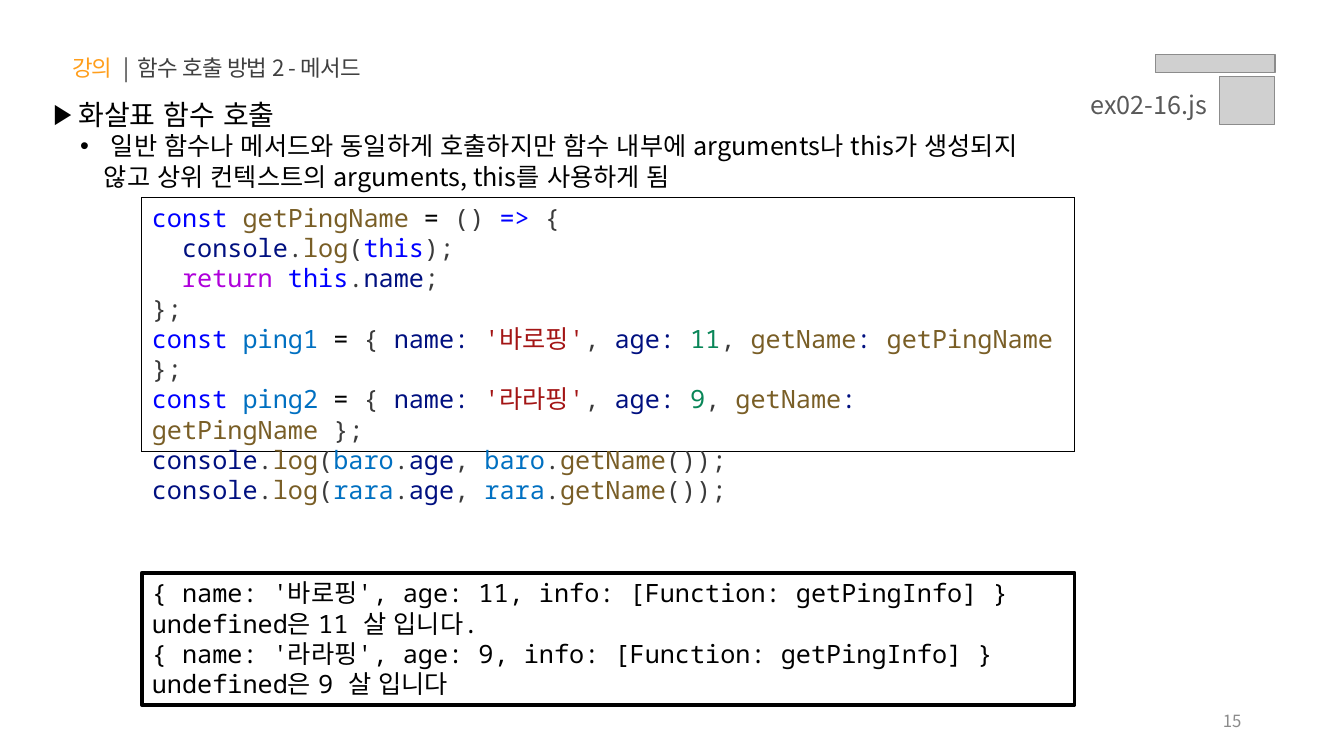
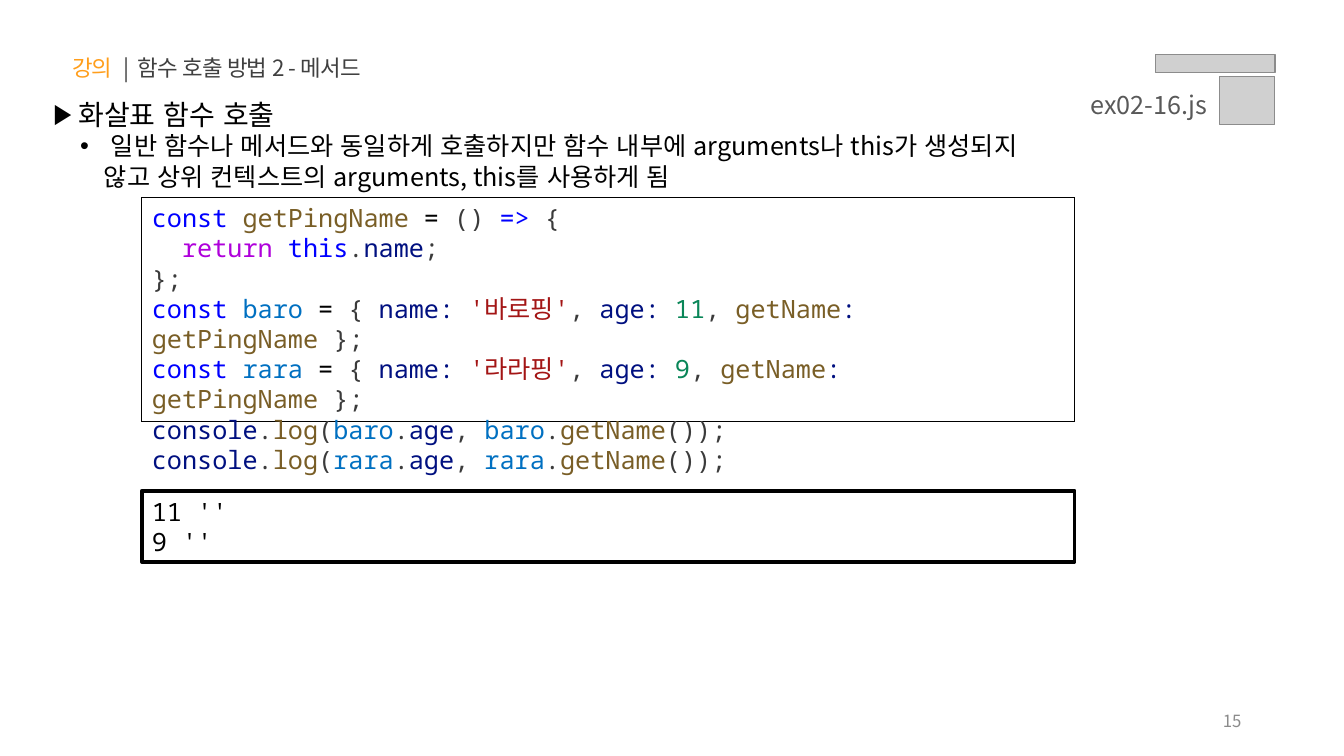
Before and after one commit to yebin-jeong/learn-js, a slide deck: slide 15 of PPT/02.자바스크립트 - 함수.pptx. Drawn at 1344x756 pixels with LibreOffice and Linux fonts; fonts in the diff are those of the drawing; grey boxes stand for pictures. Boxes give left, top, right and bottom in pixels: in the first picture for what was removed or moved away, otherwise in the second. Text is boxed around its words. In the diff, an @@ line names an element or a change of style, - is before the commit and + after.

```diff
--- a/PPT/02.자바스크립트 - 함수.pptx
+++ b/PPT/02.자바스크립트 - 함수.pptx
@@ rectangle "const getPingName = () => ..." resized from (x1=142, y1=198, x2=1075, y2=452) to (x1=142, y1=198, x2=1075, y2=421) @@
@@ text in rectangle at (x1=182, y1=238, x2=454, y2=263): paragraph removed @@
-console.log(this);
@@ text in rectangle at (x1=152, y1=297, x2=856, y2=414): text changed @@
-const ping1 = { name: '바로핑', age: 11, getName: getPingName };
-const ping2 = { name: '라라핑', age: 9, getName: getPingName };
+const baro = { name: '바로핑', age: 11, getName: getPingName };
+const rara = { name: '라라핑', age: 9, getName: getPingName };
@@ rectangle "11 ''" resized from (x1=142, y1=573, x2=1075, y2=705) to (x1=142, y1=491, x2=1075, y2=563) @@
@@ text in rectangle at (x1=152, y1=503, x2=182, y2=552): text changed @@
-{ name: '바로핑', age: 11, info: [Function: getPingInfo] }
-undefined은 11 살 입니다.
-{ name: '라라핑', age: 9, info: [Function: getPingInfo] }
-undefined은 9 살 입니다
+11 ''
+9 ''
```
Also in this commit, not shown: 8 other slides changed.
